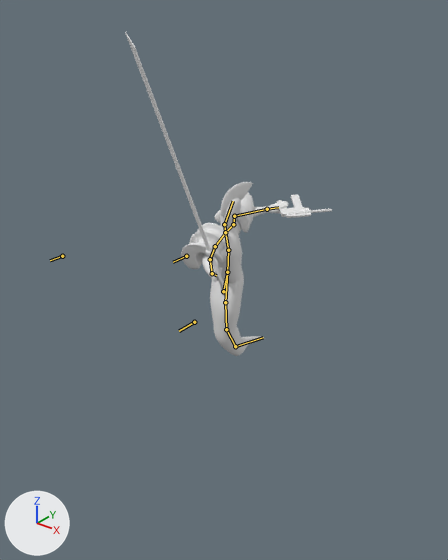
What one commit did to the Blender file Assets/Models/BossSlam.blend.
One viewpoint serves both versions: a 50 mm lens placed at (3.33, -4.25, 4.31), pointed at (-0.09, 0.03, 1.66). Arrows for +X, +Y and +Z are at lower left; the lights stay in place. Both versions are drawn at frame 49 of the action 'SlugSlam'; the numbers are the values there. The bones that bend it are drawn over the model as lines.

Names of what the first picture shows: 'Gun', 'Slug', 'Sword'.
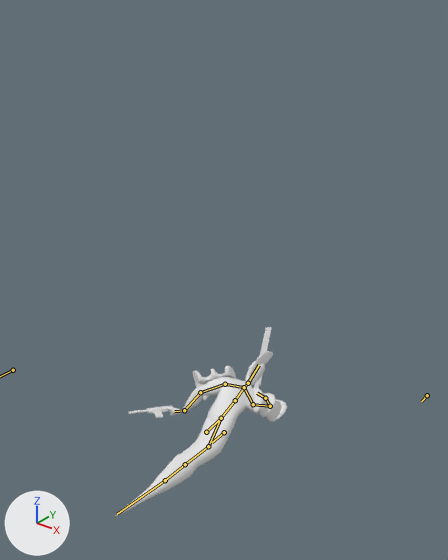
Location of each change, (x1, y1, x2, y2) in pixels of the pictures (448 x 560 px):
'Slug', posed (59% wider)
    before: (181, 182, 288, 356)
    after: (116, 351, 287, 516)
'Sword', posed
    before: (125, 32, 229, 296)
    after: (254, 327, 271, 389)
'Gun', posed (12% narrower, 46% shorter)
    before: (276, 195, 332, 218)
    after: (128, 406, 177, 418)
bone 'root', root to tip
    before: (223, 291) to (227, 272)
    after: (206, 432) to (221, 418)
bone 'torso2', root to tip
    before: (228, 250) to (225, 232)
    after: (235, 400) to (244, 387)
bone 'shoulder_r', root to tip
    before: (225, 232) to (215, 246)
    after: (244, 387) to (253, 404)
bone 'head', root to tip
    before: (224, 224) to (233, 201)
    after: (248, 383) to (259, 365)
bone 'shoulder_l', root to tip
    before: (225, 232) to (233, 224)
    after: (244, 387) to (225, 384)
bone 'tail4', root to tip
    before: (235, 346) to (263, 337)
    after: (165, 480) to (117, 514)
bone 'tail_ik', root to tip
    before: (226, 329) to (235, 346)
    after: (185, 464) to (165, 480)
bone 'hand_ik_r', root to tip
    before: (212, 273) to (216, 275)
    after: (265, 398) to (257, 393)
bone 'arm1_pole_r', root to tip
    before: (186, 256) to (173, 262)
    after: (427, 395) to (421, 401)
bone 'hand_ik_l', root to tip
    before: (267, 209) to (278, 207)
    after: (184, 410) to (174, 411)
bone 'tail_pole', root to tip
    before: (194, 322) to (179, 331)
    after: (224, 432) to (212, 442)

What the commit changed:
Bone 'root' (bone_root) moves from (0.076, 0.003, 1.366) to (0.076, -0.215, -0.126).
Bone 'root' (bone_root) turns from (87, 8, 3) to (22, 6, -6) degrees about its own x, y and z.
Bone 'torso2' (bone_torso2) turns from (11, -8, -4) to (-16, 3, 20) degrees about its own x, y and z.
Bone 'shoulder_r' (bone_shoulder_r) turns from (15, 32, -47) to (-12, 42, 64) degrees about its own x, y and z.
Bone 'head' (bone_head) turns from (-19, 9, -1) to (47, 28, -13) degrees about its own x, y and z.
Bone 'shoulder_l' (bone_shoulder_l) turns from (-8, 37, -45) to (-3, 23, 30) degrees about its own x, y and z.
Bone 'tail4' (bone_tail4) turns from (44, -7, 4) to (-6, -4, 3) degrees about its own x, y and z.
Bone 'tail_ik' (bone_tail_ik) moves from (0.076, -1.58, -0.142) to (0.134, -0.402, -0.835).
Bone 'tail_ik' (bone_tail_ik) turns from (28, 1, -4) to (-89, 0, 25) degrees about its own x, y and z.
Bone 'hand_ik_r' (bone_hand_ik_r) moves from (0.752, -1.299, 1.52) to (-0.682, -0.133, -0.548).
Bone 'hand_ik_r' (bone_hand_ik_r) turns from (125, 60, 56) to (174, 9, -16) degrees about its own x, y and z.
Bone 'arm1_pole_r' (bone_arm1_pole_r) moves from (0.051, 0.839, 1.873) to (-1.087, -1.852, -0.446).
Bone 'hand_ik_l' (bone_hand_ik_l) moves from (0.714, -1.059, 1.623) to (-0.21, -0.338, -0.504).
Bone 'hand_ik_l' (bone_hand_ik_l) turns from (1, 49, -97) to (7, 15, 93) degrees about its own x, y and z.
Bone 'arm1_pole_l' (bone_arm1_pole_l) moves from (1.013, 0.631, 1.297) to (1.013, 1.366, 0.332).
Bone 'tail_pole' (bone_tail_pole) moves from (-0.174, 0.544, 1.637) to (-0.174, 0.125, 0.149).
